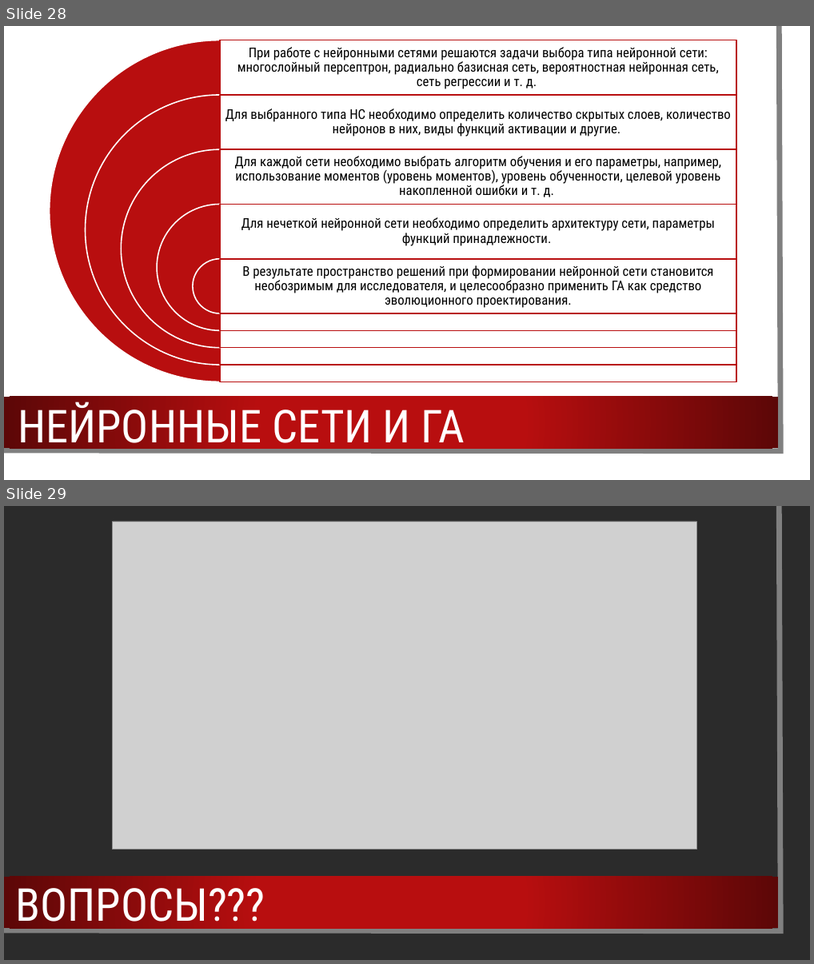
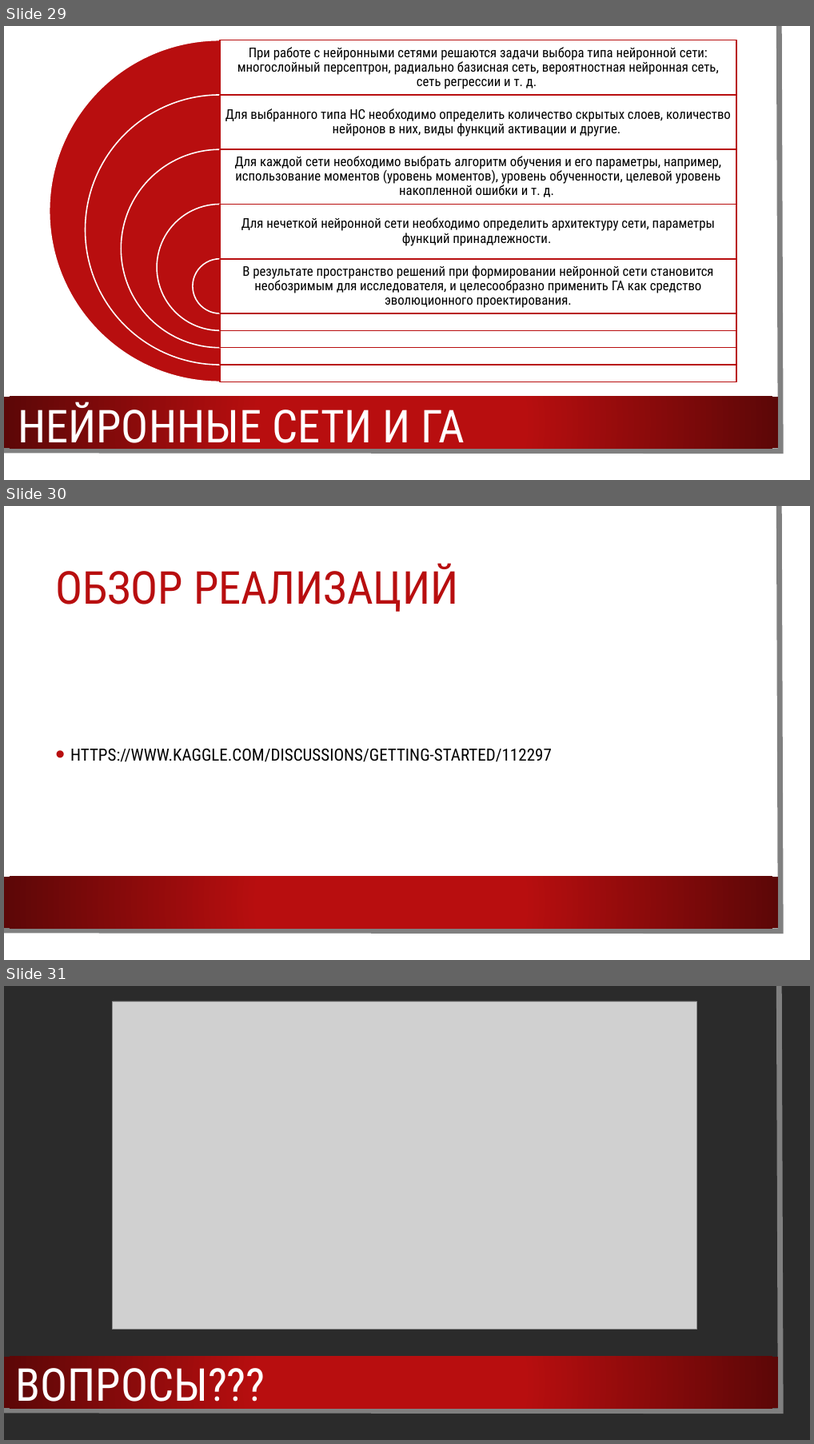
Before and after one commit to ulstu/ml, a slide deck: ml_course_ru/semester_2/lecture_01_genetic_algorithms/lec_01_genetic.pptx. Shown one above the other, each under a label of ours: slides 28 and 29 before the commit, slides 29, 30 and 31 after it. The pictures are 814x964 and 814x1444 pixels, drawn with LibreOffice and Linux fonts; fonts in the diff are those of the drawing; grey boxes stand for pictures; background and template pictures are left out; a plain dark background stands for a picture behind light text. Boxes give left, top, right and bottom in pixels: in the first picture for what was removed or moved away, otherwise in the second. Text is boxed around its words. In the diff, an @@ line names an element or a change of style, - is before the commit and + after.

```diff
--- a/ml_course_ru/semester_2/lecture_01_genetic_algorithms/lec_01_genetic.pptx
+++ b/ml_course_ru/semester_2/lecture_01_genetic_algorithms/lec_01_genetic.pptx
@@ slide 30 added at <box>4,506,810,960</box>, background picture (left out); not listed: 3 template elements that a slide beside it also shows @@
@@ title added at <box>55,563,458,612</box>, 54 pt, text #B80E0F @@
+ОБЗОР РЕАЛИЗАЦИЙ
@@ text added at <box>70,748,552,762</box>, 20 pt, text #000000 @@
+• HTTPS://WWW.KAGGLE.COM/DISCUSSIONS/GETTING-STARTED/112297
@@ what was slide 28 is now slide 29 @@
@@ what was slide 29 is now slide 31 @@
```
Also in this commit, not shown: 1 other slide added, 5 other files.
